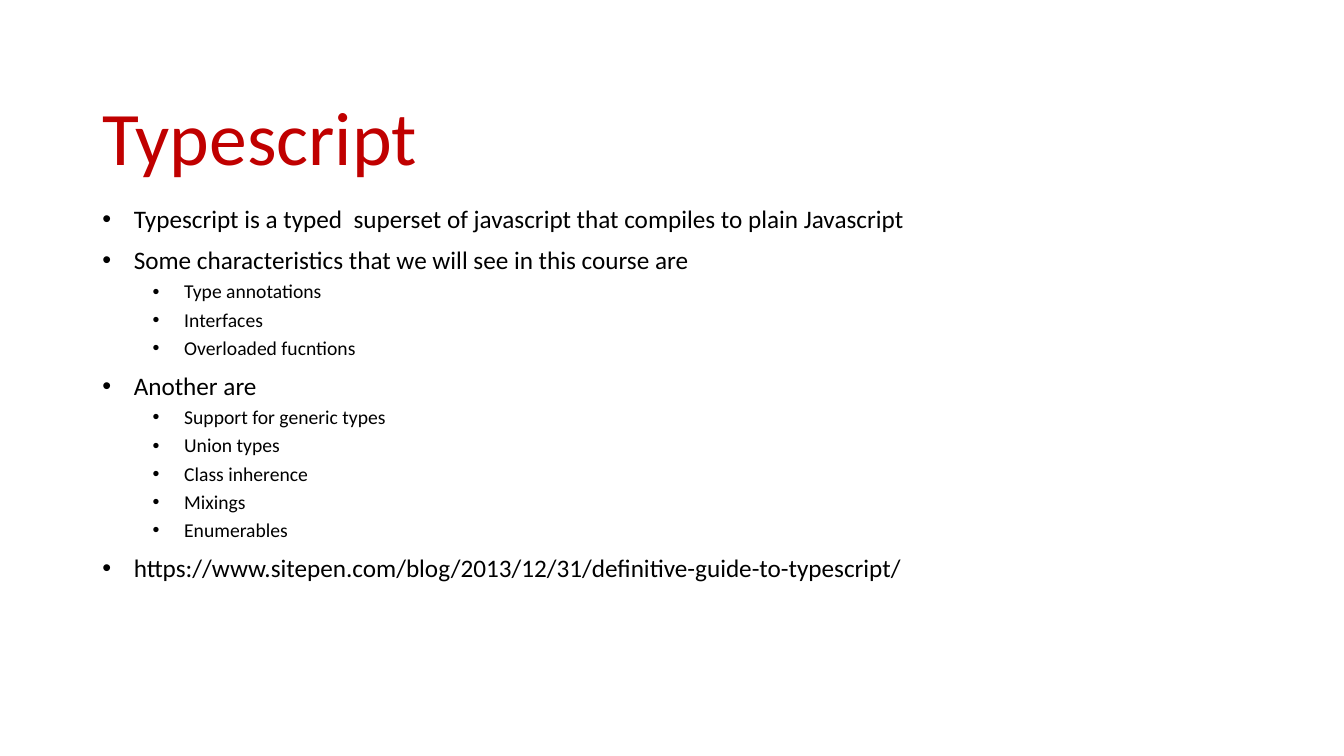
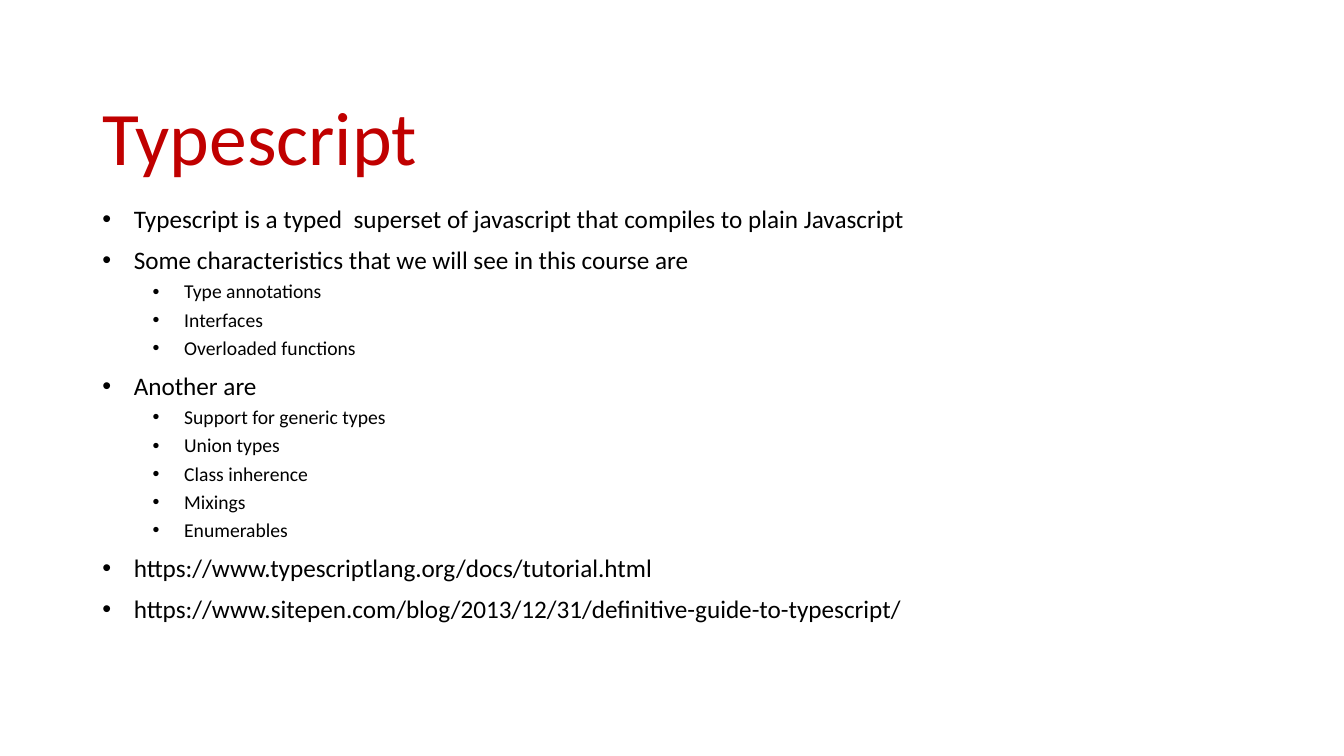
Before and after one commit to Robert-Freire/movie-browser, a slide deck: slide 8 of resume.pptx. Drawn at 1344x756 pixels with LibreOffice and Linux fonts; fonts in the diff are those of the drawing; background and template pictures are left out. Boxes give left, top, right and bottom in pixels: in the first picture for what was removed or moved away, otherwise in the second. Text is boxed around its words. In the diff, an @@ line names an element or a change of style, - is before the commit and + after.

```diff
--- a/resume.pptx
+++ b/resume.pptx
@@ text at [184,341,355,355]: text changed @@
-  • Overloaded fucntions
+  • Overloaded functions
@@ text at [134,559,652,582]: paragraph added @@
+• https://www.typescriptlang.org/docs/tutorial.html
```
Also in this commit, not shown: 4 slides added.
